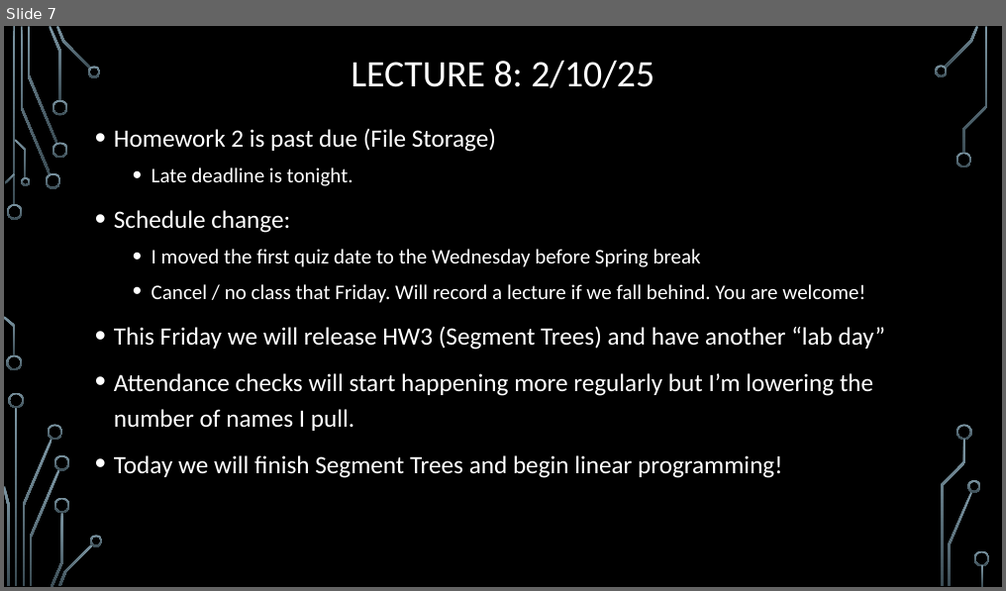
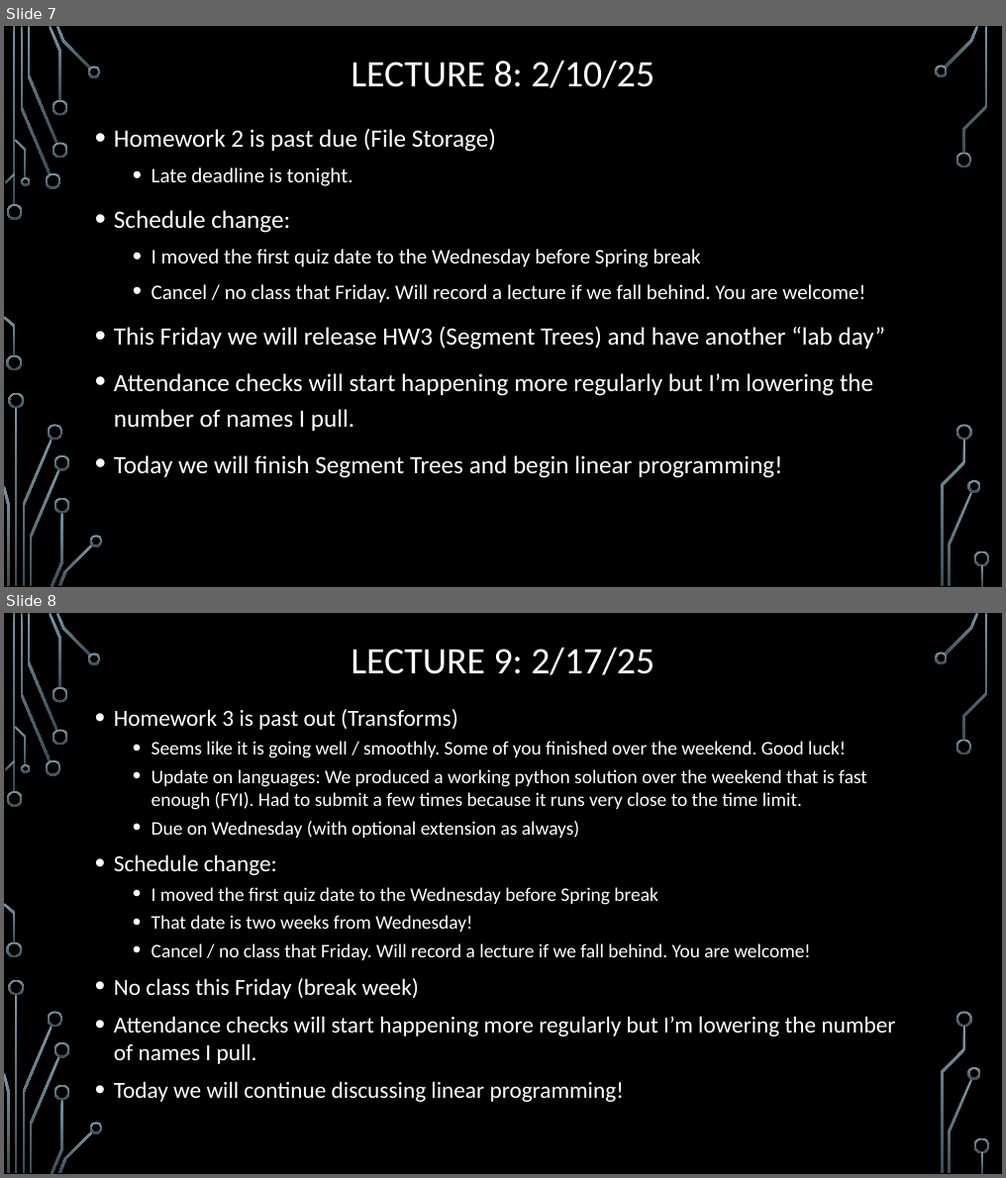
Before and after one commit to janiceeguo/advAlgo, a slide deck: slides/00-DailyAnnouncements.pptx. Shown one above the other, each under a label of ours: slide 7 before the commit, slides 7 and 8 after it. The pictures are 1006x591 and 1006x1178 pixels, drawn with LibreOffice and Linux fonts; fonts in the diff are those of the drawing; background and template pictures are left out. Boxes give left, top, right and bottom in pixels: in the first picture for what was removed or moved away, otherwise in the second. Text is boxed around its words. In the diff, an @@ line names an element or a change of style, - is before the commit and + after.

```diff
--- a/slides/00-DailyAnnouncements.pptx
+++ b/slides/00-DailyAnnouncements.pptx
@@ slide 8 added at (x1=4, y1=613, x2=1002, y2=1174), background picture (left out); not listed: 36 template elements that a slide beside it also shows @@
@@ title added at (x1=350, y1=647, x2=654, y2=675), 36 pt, text #FFFFFF @@
+LECTURE 9: 2/17/25
@@ text added at (x1=114, y1=709, x2=896, y2=1102), 18.5 pt, text #FFFFFF @@
+• Homework 3 is past out (Transforms)
+  • Seems like it is going well / smoothly. Some of you finished over the weekend. Good luck!
+  • Update on languages: We produced a working python solution over the weekend that is fast enough (FYI). Had to submit a few times because it runs very close to the time limit.
+  • Due on Wednesday (with optional extension as always)
+• Schedule change:
+  • I moved the first quiz date to the Wednesday before Spring break
+  • That date is two weeks from Wednesday!
+  • Cancel / no class that Friday. Will record a lecture if we fall behind. You are welcome!
+• No class this Friday (break week)
+• Attendance checks will start happening more regularly but I’m lowering the number of names I pull.
+• Today we will continue discussing linear programming!
```
Also in this commit, not shown: 1 other file.
